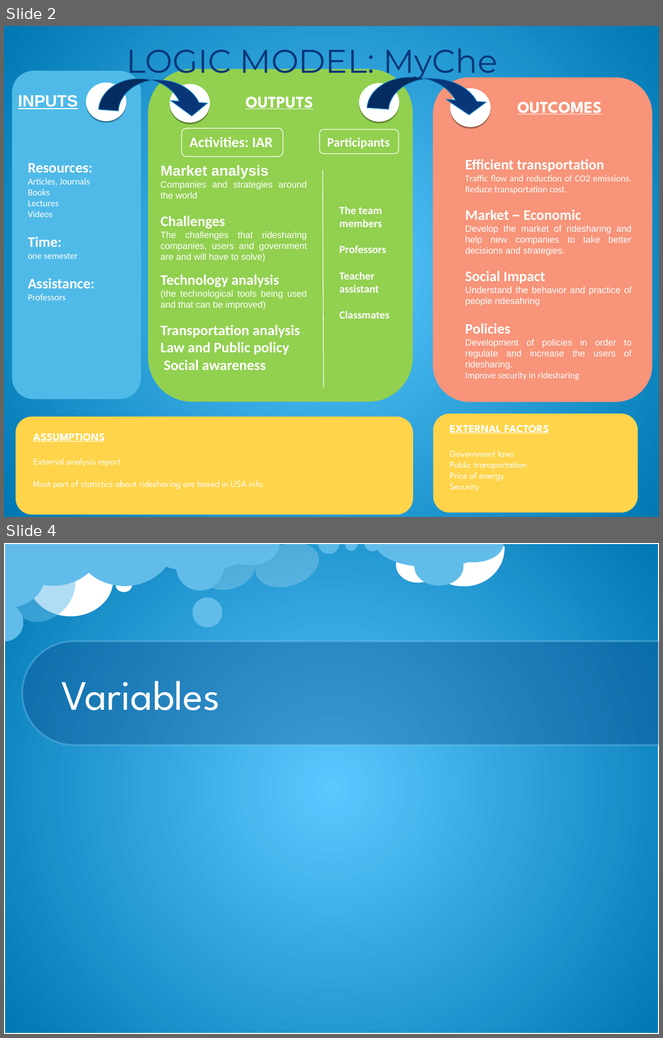
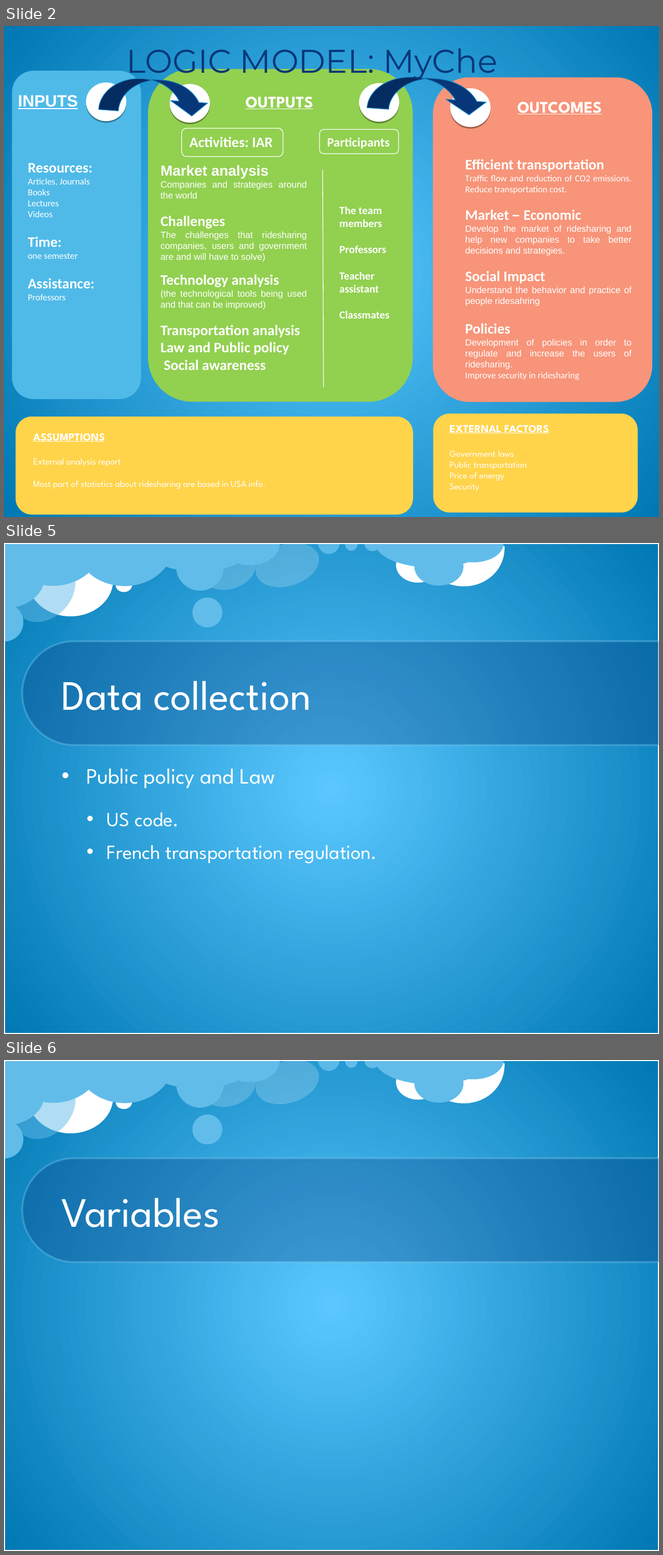
Before and after one commit to Massine/MyChe, a slide deck: Presentations/Presentation4_New_logic_mpdel.pptx. Shown one above the other, each under a label of ours: slides 2 and 4 before the commit, slides 2, 5 and 6 after it; the slides between them are not shown. The pictures are 663x1038 and 663x1555 pixels, drawn with LibreOffice and Linux fonts; fonts in the diff are those of the drawing; background and template pictures are left out. Boxes give left, top, right and bottom in pixels: in the first picture for what was removed or moved away, otherwise in the second. Text is boxed around its words. In the diff, an @@ line names an element or a change of style, - is before the commit and + after.

```diff
--- a/Presentations/Presentation4_New_logic_mpdel.pptx
+++ b/Presentations/Presentation4_New_logic_mpdel.pptx
@@ slide 5 added at (4, 543, 659, 1034), background picture (left out); not listed: 23 template elements that a slide beside it also shows @@
@@ title added at (62, 681, 311, 710), 46 pt, text #FFFFFF @@
+Data collection
@@ text added at (86, 769, 377, 864), 22 pt, text #FFFFFF @@
+• Public policy and Law
+  • US code.
+  • French transportation regulation.
@@ what was slide 4 is now slide 6 @@
```
Also in this commit, not shown: 1 slide changed, 1 other slide added.
